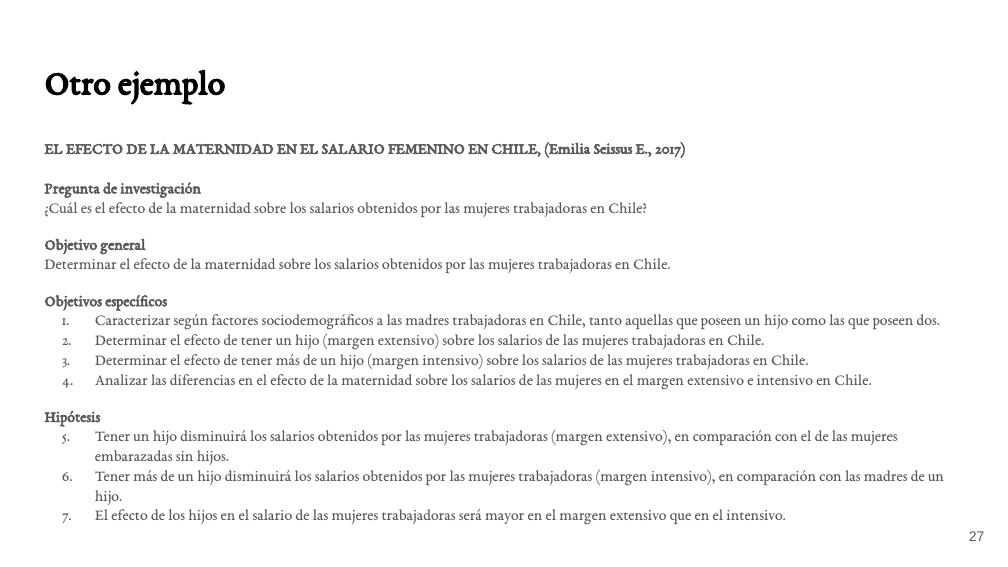
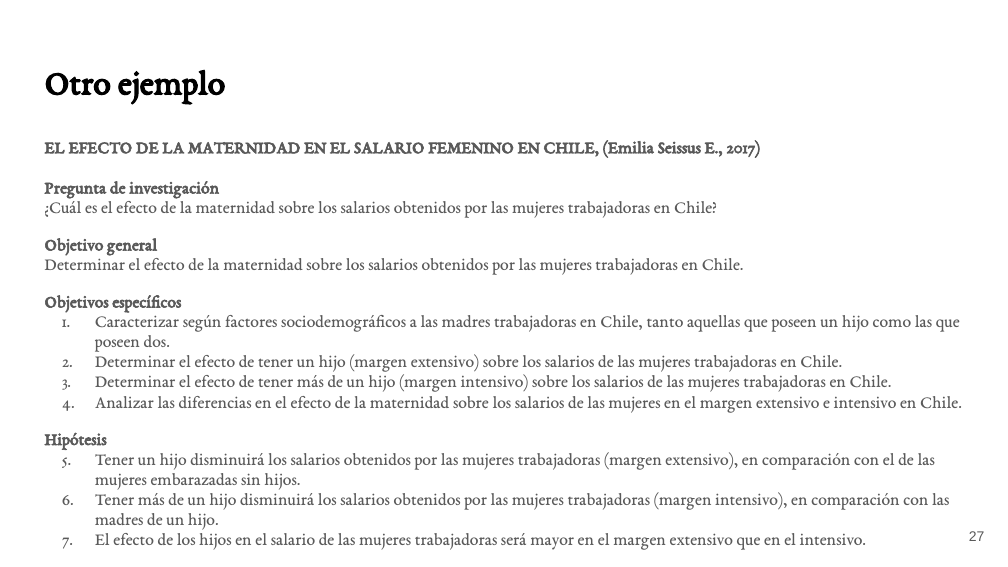
Before and after one commit to KAravena/udp-magister-visualizacion-datos-r, a slide deck: slide 27 of clases/clase_02/clase_02.pptx. Drawn at 1008x567 pixels with LibreOffice and Linux fonts; fonts in the diff are those of the drawing. Boxes give left, top, right and bottom in pixels: in the first picture for what was removed or moved away, otherwise in the second. Text is boxed around its words. In the diff, an @@ line names an element or a change of style, - is before the commit and + after.

```diff
--- a/clases/clase_02/clase_02.pptx
+++ b/clases/clase_02/clase_02.pptx
@@ text "EL EFECTO DE LA MATERNIDAD ..." at (x1=44, y1=140, x2=962, y2=550): size 11.2 to 12.6 pt; line spacing 1.05 to 0.95 @@
```
Also in this commit, not shown: 5 other slides changed, 6 other files.
